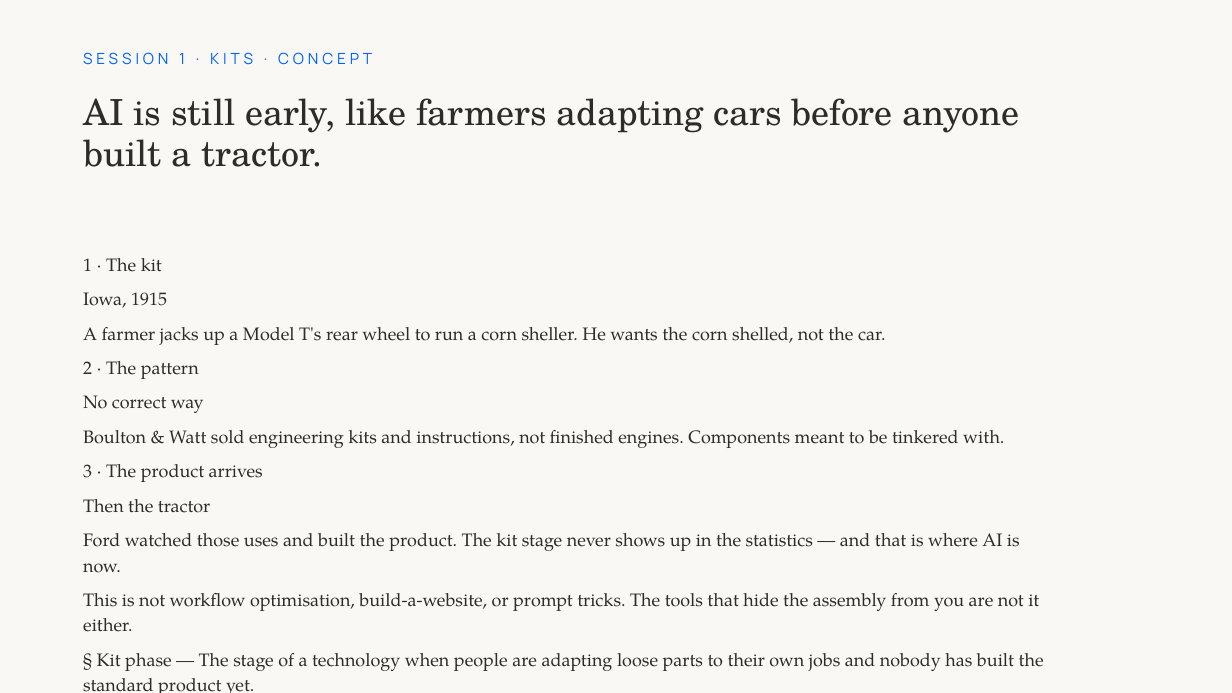
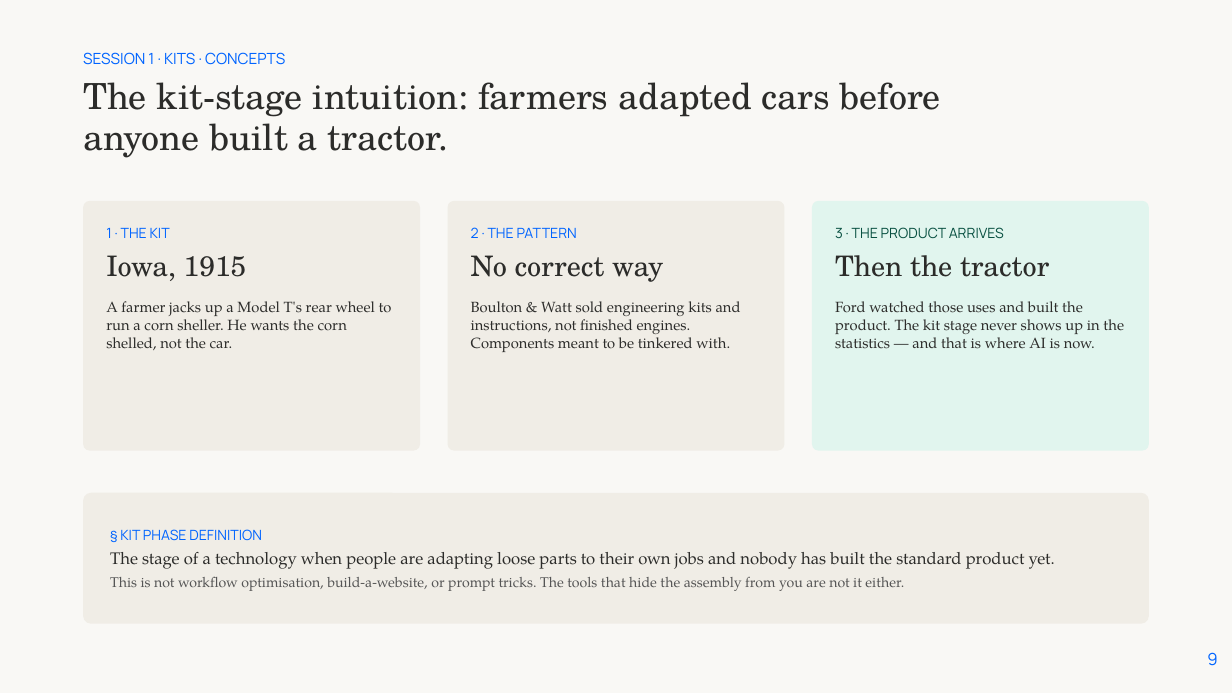
Before and after one commit to protocolvision/workshop-kitkraft, a slide deck: slide 9 of workshop-dev/slides/ai-kitcraft-slides-editable.pptx (slide 7 before the commit). Drawn at 1232x693 pixels with LibreOffice and Linux fonts; fonts in the diff are those of the drawing; background and template pictures are left out. Boxes give left, top, right and bottom in pixels: in the first picture for what was removed or moved away, otherwise in the second. Text is boxed around its words. In the diff, an @@ line names an element or a change of style, - is before the commit and + after.

```diff
--- a/workshop-dev/slides/ai-kitcraft-slides-editable.pptx
+++ b/workshop-dev/slides/ai-kitcraft-slides-editable.pptx
@@ text at (x1=83, y1=52, x2=285, y2=65): text changed @@
-SESSION 1 · KITS · CONCEPT
+SESSION 1 · KITS · CONCEPTS
@@ title at (x1=83, y1=82, x2=941, y2=158): text changed @@
-AI is still early, like farmers adapting cars before anyone built a tractor.
+The kit-stage intuition: farmers adapted cars before anyone built a tractor.
@@ rounded rectangle added at (x1=83, y1=201, x2=421, y2=450), fill #F0EDE6 @@
@@ rounded rectangle added at (x1=447, y1=201, x2=785, y2=450), fill #F0EDE6 @@
@@ rounded rectangle added at (x1=812, y1=201, x2=1150, y2=450), fill #E1F5EE @@
@@ text added at (x1=106, y1=228, x2=392, y2=350), 11.5 pt, text #2C2C2A @@
+1 · THE KIT
+Iowa, 1915
+A farmer jacks up a Model T's rear wheel to run a corn sheller. He wants the corn shelled, not the car.
@@ text added at (x1=471, y1=227, x2=741, y2=352), 11.5 pt, text #2C2C2A @@
+2 · THE PATTERN
+No correct way
+Boulton & Watt sold engineering kits and instructions, not finished engines. Components meant to be tinkered with.
@@ text added at (x1=835, y1=227, x2=1124, y2=349), 11.5 pt, text #2C2C2A @@
+3 · THE PRODUCT ARRIVES
+Then the tractor
+Ford watched those uses and built the product. The kit stage never shows up in the statistics — and that is where AI is now.
@@ text removed at (x1=83, y1=258, x2=1044, y2=693) @@
-1 · The kit
-Iowa, 1915
-A farmer jacks up a Model T's rear wheel to run a corn sheller. He wants the corn shelled, not the car.
-2 · The pattern
-No correct way
-Boulton & Watt sold engineering kits and instructions, not finished engines. Components meant to be tinkered with.
-3 · The product arrives
-Then the tractor
-Ford watched those uses and built the product. The kit stage never shows up in the statistics — and that is where AI is now.
-This is not workflow optimisation, build-a-website, or prompt tricks. The tools that hide the assembly from you are not it either.
-§ Kit phase — The stage of a technology when people are adapting loose parts to their own jobs and nobody has built the standard product yet.
@@ rounded rectangle added at (x1=83, y1=493, x2=1149, y2=624), fill #F0EDE6 @@
@@ text added at (x1=110, y1=529, x2=1055, y2=591), 11 pt, text #555555 @@
+§ KIT PHASE DEFINITION
+The stage of a technology when people are adapting loose parts to their own jobs and nobody has built the standard product yet.
+This is not workflow optimisation, build-a-website, or prompt tricks. The tools that hide the assembly from you are not it either.
@@ page number added at (x1=1207, y1=652, x2=1217, y2=666), 13 pt, text #0064FF @@
+9
```
Also in this commit, not shown: 41 other slides changed, 14 slides added, 15 slides removed, 1 other file.
